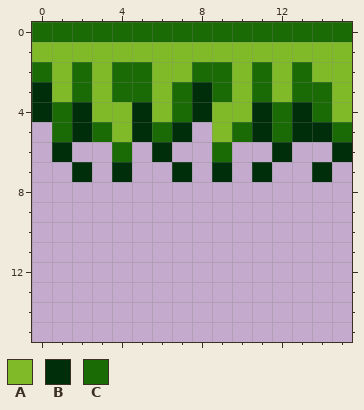
Two states of a pixel-art sprite, data/base/gfx/game/tile/nature/grass_bot.png. Above is the file before it was changed.
The file is 16x16 pixels.
Palette (. is transparent): A #81ba28  B #002e0a  C #1a6b05
Pixels before, first column x 0:
0 CCCCCCCCCCCCCCCC
1 AAAAAAAAAAAAAAAA
2 CACACCAACCACACAA
3 BACACCACBCACACCA
4 BCBAABACBAABCBCA
5 .CBCABCB.ACBCBBC
6 .B..C.B..C..B..B
7 ..B.B..B.B.B..B.
Once edited:
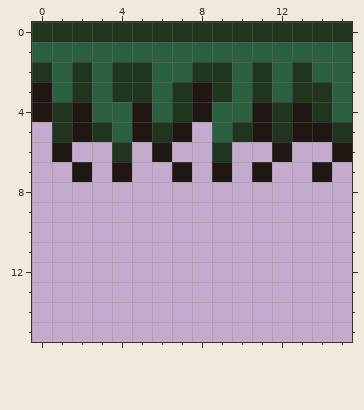
From old to new:
colour A: #81ba28 -> #2b6140
colour B: #002e0a -> #201713
colour C: #1a6b05 -> #20351e
Pixel boxes of the changes (left, top, right, bottom) in both pictures:
changed: (32, 22, 352, 182)
